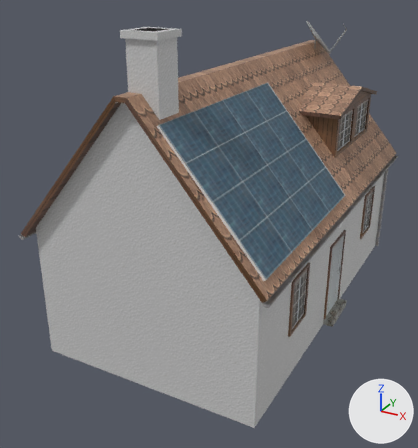
A saved change to the FBX model src/FieldWarning/Assets/Buildings/Haus/Mesh/small_haus.fbx.
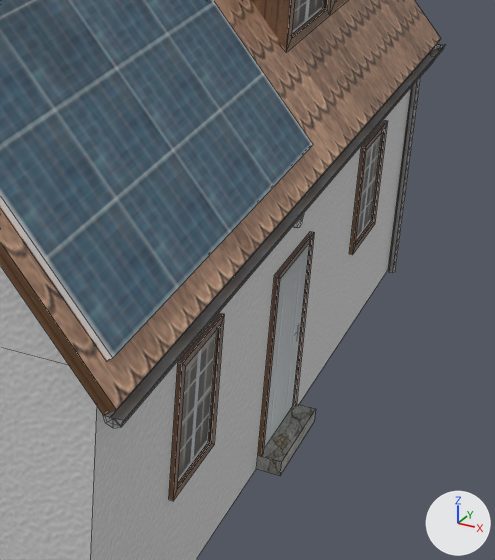
Each version appears first whole from a 50 mm lens placed at (0.127, -0.268, 0.175), pointed at (-0.01, -0.02, 0.051), and next in a close-up on the part from 53% to 100% of the width and 31% to 80% of the height. The axes (+X, +Y, +Z) are drawn at lower right. The lights are the same throughout. The close-ups show mesh edges as thin lines. Objects named as collision shapes, trigger or cutter boxes, shadow casters or lower levels of detail are left out. Where no turn or scale is listed for an object, it has been applied to the vertices. Vertices at the same position are counted once.

In view in the first close-up: 'small_haus1_LOD0'.
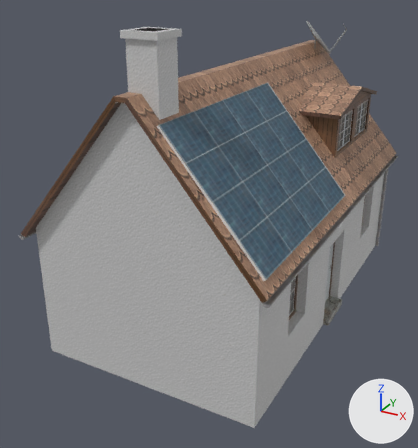
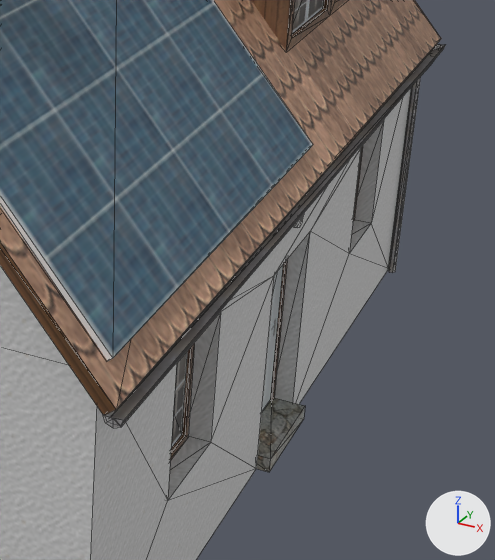
Changed parts and their boxes [x1, y1, x2, y2] in the close-ups (495 x 560 px; the box of a moved part takes in the faces that stretch with it):
```json
{"part": 1, "of": "me_mesh", "change": "moved or reshaped", "before": [169, 231, 316, 501], "after": [168, 232, 310, 501]}
{"part": 2, "of": "me_mesh", "change": "moved or reshaped", "before": [349, 120, 387, 255], "after": [349, 121, 384, 253]}
```

The change, as JSON lines over the scene's bpy script:
```json
{"block": "me_mesh", "where": "# used by ob_small_haus1_lod0; location = (0.0, -0.0001, 0.0792)"}
{"op": "remove", "block": "me_mesh", "code": "me_mesh.from_pydata(...)  # 409 vertices, 352 faces; spans x -0.061..0.061, y -0.103..0.103, z -0.076..0.076"}
{"op": "add", "block": "me_mesh", "code": "me_mesh.from_pydata(...)  # 439 vertices, 667 faces; spans x -0.061..0.061, y -0.103..0.103, z -0.076..0.076"}
{"block": "me_mesh", "change": "me_mesh part 1: 2 vertices moved from x 0.055, y -0.065, z -0.051..-0.024 to x 0.049, y -0.065..-0.044, z -0.051..-0.024; 30 vertices removed from x 0.055..0.06, y -0.063..0.012, z -0.076..-0.024; 40 vertices added at x 0.049..0.057, y -0.065..0.012, z -0.076..-0.024"}
{"block": "me_mesh", "change": "me_mesh part 2: 3 vertices moved from x -0.015..0.022, y 0.095..0.099, z 0.008..0.062 to x -0.015..0.022, y 0.093..0.095, z 0.027..0.062; 23 vertices removed from x -0.015..0.055, y 0.05..0.099, z -0.051..0.027; 31 vertices added at x -0.015..0.05, y 0.05..0.098, z -0.051..0.027"}
```
